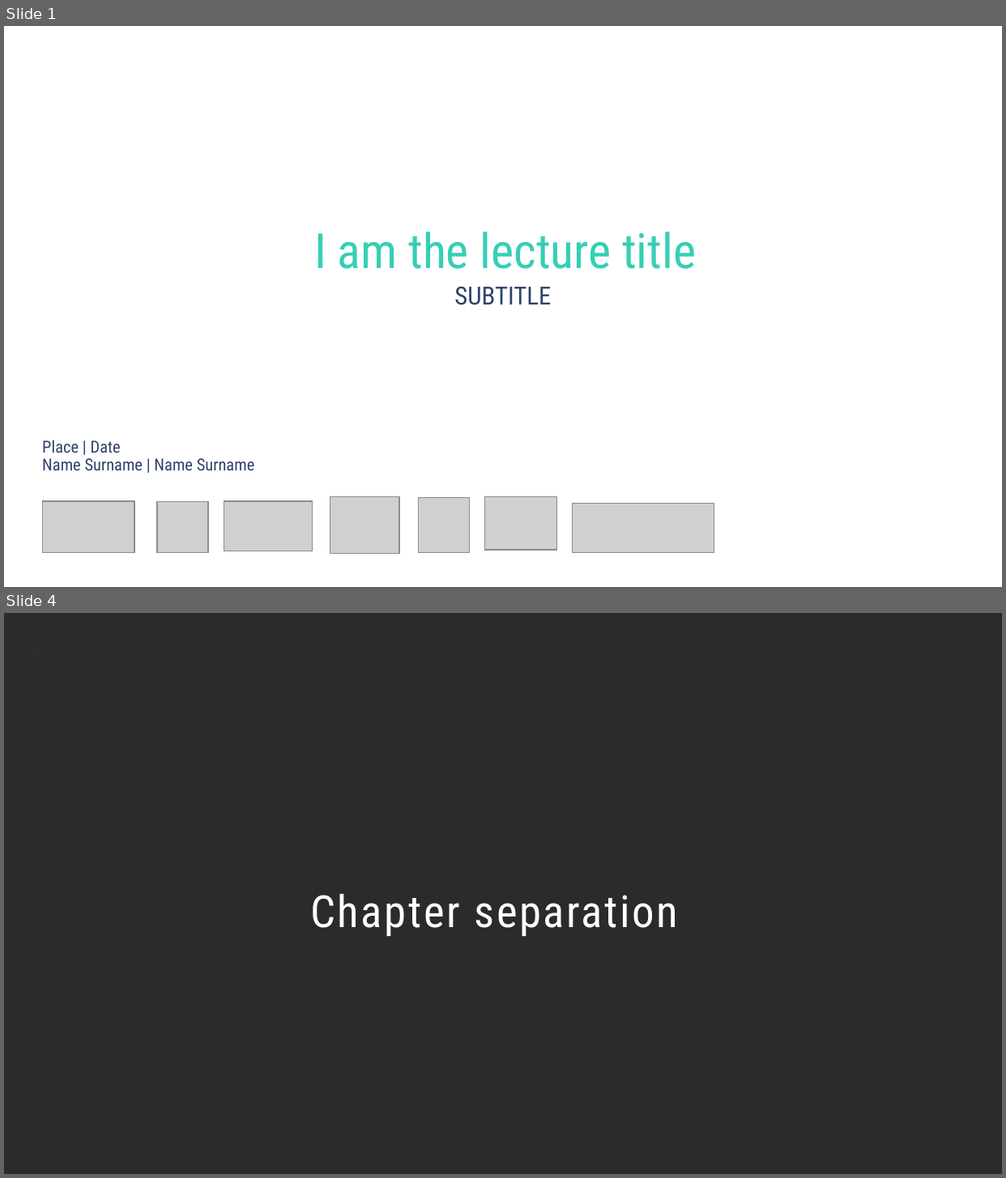
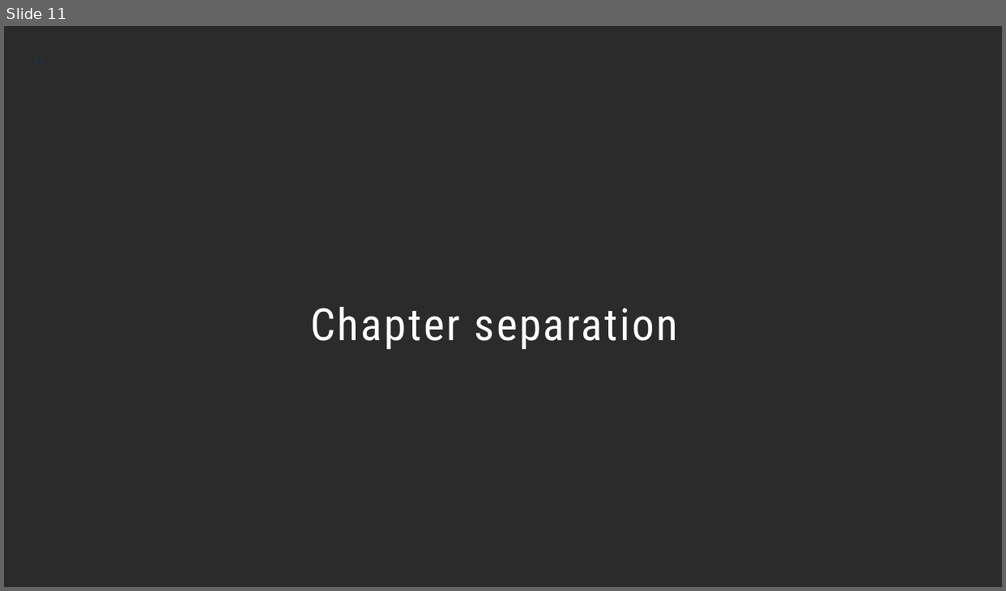
Before and after one commit to birnbaum/cid-workshop2, a slide deck: slides/ide3a_workshop2.pptx. Shown one above the other, each under a label of ours: slides 1 and 4 before the commit, slide 11 after it; the slides between them are not shown. The pictures are 1006x1178 and 1006x591 pixels, drawn with LibreOffice and Linux fonts; fonts in the diff are those of the drawing; grey boxes stand for pictures; background and template pictures are left out; a plain dark background stands for a picture behind light text. Boxes give left, top, right and bottom in pixels: in the first picture for what was removed or moved away, otherwise in the second. Text is boxed around its words. In the diff, an @@ line names an element or a change of style, - is before the commit and + after.

```diff
--- a/slides/ide3a_workshop2.pptx
+++ b/slides/ide3a_workshop2.pptx
@@ slide 1 removed at (x1=4, y1=26, x2=1002, y2=587), background #FFFFFF @@
@@ title removed at (x1=314, y1=232, x2=696, y2=269) @@
-I am the lecture title
@@ text removed at (x1=454, y1=287, x2=551, y2=305) @@
-SUBTITLE
@@ text removed at (x1=42, y1=440, x2=255, y2=471) @@
-Place | Date
-Name Surname | Name Surname
@@ picture removed at (x1=42, y1=502, x2=134, y2=554) @@
@@ picture removed at (x1=158, y1=502, x2=209, y2=552) @@
@@ picture removed at (x1=224, y1=502, x2=313, y2=552) @@
@@ picture removed at (x1=330, y1=497, x2=399, y2=552) @@
@@ picture removed at (x1=418, y1=498, x2=469, y2=552) @@
@@ picture removed at (x1=484, y1=497, x2=557, y2=550) @@
@@ picture removed at (x1=572, y1=503, x2=714, y2=552) @@
@@ what was slide 4 is now slide 11 @@
@@ page number at (x1=34, y1=51, x2=266, y2=74): text changed @@
-4
+11
```
Also in this commit, not shown: 1 slide changed, 9 slides added, 1 other slide removed, 4 other files.
